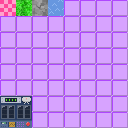
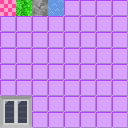
The second 128 x 128 image is a revision of the first. Changes to its layers:
added layer "Layer 7" above "Layer 5" over [0, 96, 32, 128]
hid "Layer 5" over [0, 96, 32, 128]
